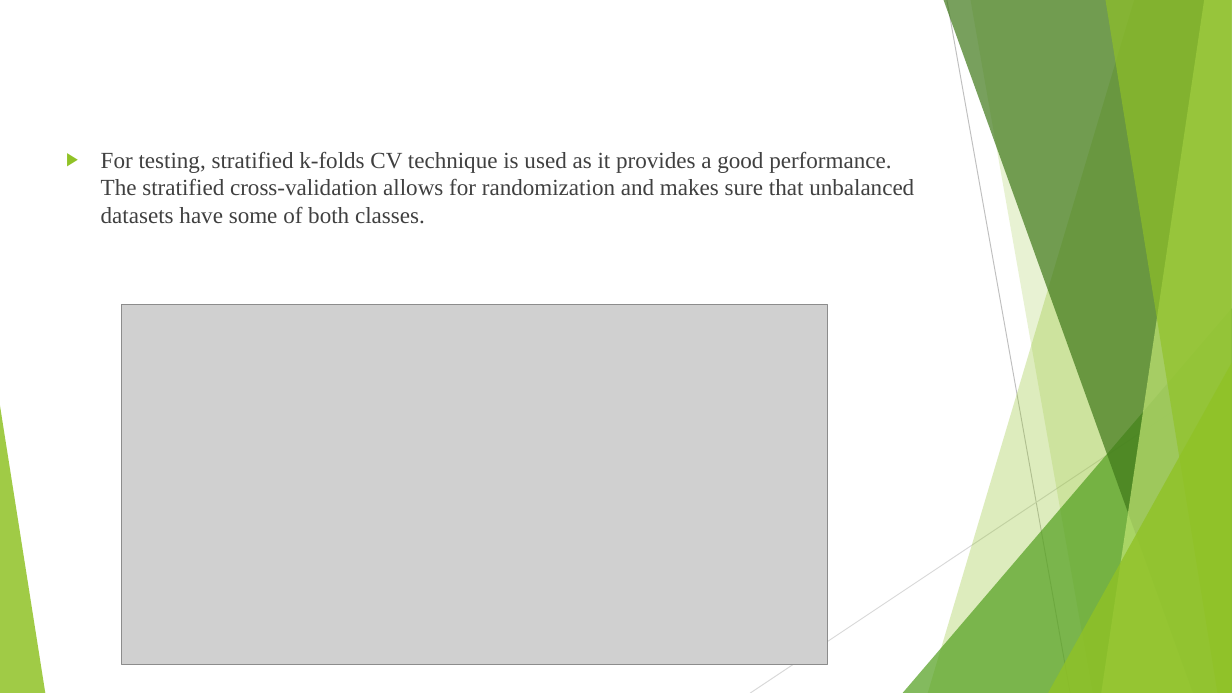
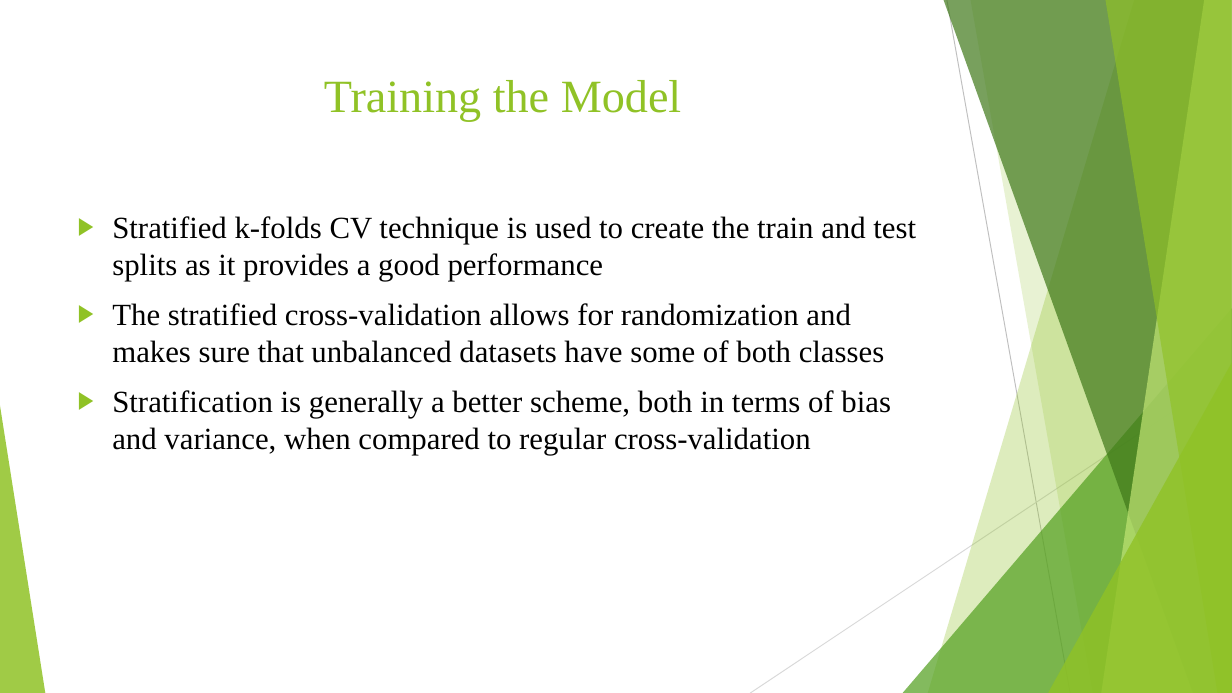
Before and after one commit to aishwaryasoni1991/Question_Type_Classification, a slide deck: slide 29 of Project Deck.pptx (slide 23 before the commit). Drawn at 1232x693 pixels with LibreOffice and Linux fonts; fonts in the diff are those of the drawing; grey boxes stand for pictures. Boxes give left, top, right and bottom in pixels: in the first picture for what was removed or moved away, otherwise in the second. Text is boxed around its words. In the diff, an @@ line names an element or a change of style, - is before the commit and + after.

```diff
--- a/Project Deck.pptx
+++ b/Project Deck.pptx
@@ title added at bbox=[324, 80, 682, 121], 36 pt, text #90C226 @@
+Training the Model
@@ text at bbox=[112, 216, 916, 455]: text changed; size 18 to 24 pt; text colour #404040 to #000000 @@
-▶ For testing, stratified k-folds CV technique is used as it provides a good performance. The stratified cross-validation allows for randomization and makes sure that unbalanced datasets have some of both classes.
+▶ Stratified k-folds CV technique is used to create the train and test splits as it provides a good performance
+▶ The stratified cross-validation allows for randomization and makes sure that unbalanced datasets have some of both classes
+▶ Stratification is generally a better scheme, both in terms of bias and variance, when compared to regular cross-validation
@@ picture removed at bbox=[122, 304, 827, 665] @@
```
Also in this commit, not shown: 30 other slides changed, 12 slides added, 9 slides removed, 6 other files.
